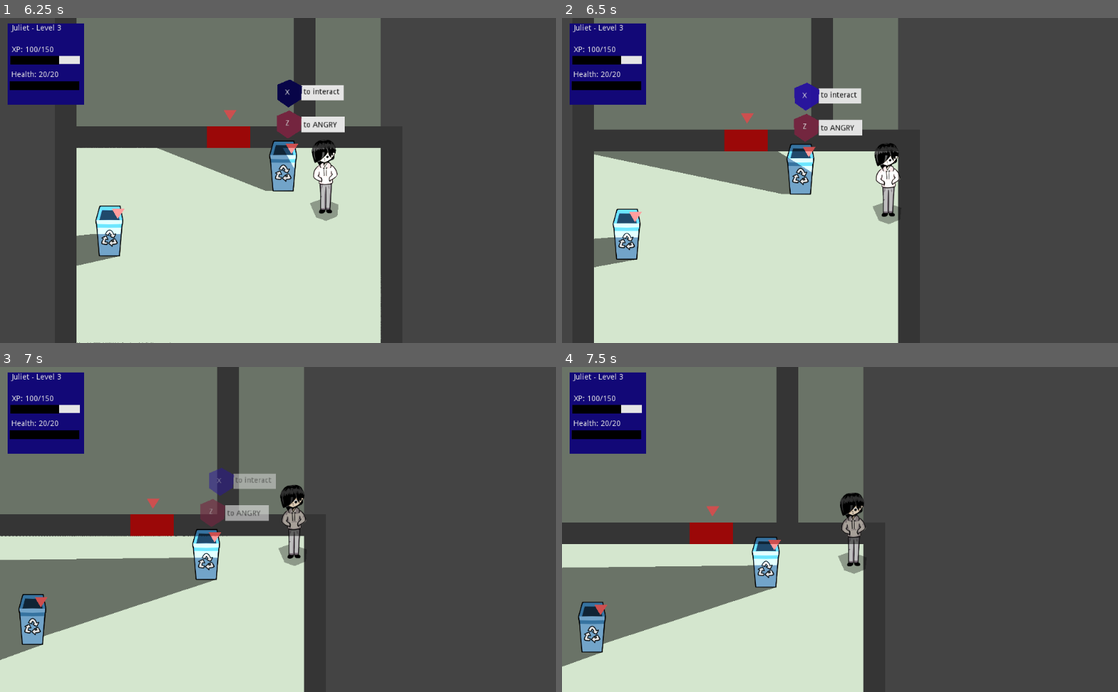
Above: before the commit, frames 1-4 (two rows, left to right).
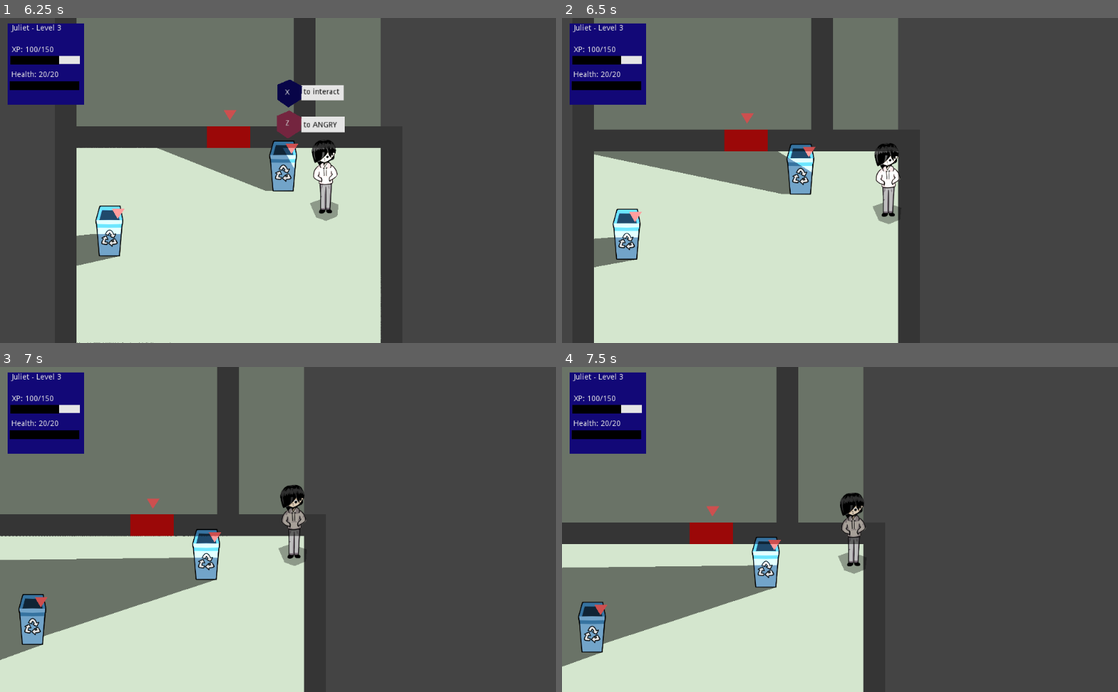
Above: after the commit, the same moments.

Repository: johnfn/ld49
Game: Godot game, scene res://Main.tscn
The game is run twice, just before and just after one commit, with the same random seed, the same clock (stepped at 60 frames per second) and the same inputs.
Inputs:
- Up to frame 1 (6.25 s): hold Right (ui_right) 0.53-1.28 s; tap Z (action) at 0.6, 1.55, 2.1, 3.05, 3.6, 4.55, 5.1, 6.05 s; tap X (angry) at 0.8, 1.35, 2.3, 2.85, 3.8, 4.35, 5.3, 5.85 s; tap Enter at 1.25, 4.25 s; hold Down (ui_down) 1.28-2.03 s; hold Right (ui_right) 2.03-2.78 s; tap Space at 2.75, 5.75 s; hold Up (ui_up) 2.78-3.53 s; hold Left (ui_left) 3.53-5.03 s; hold Down (ui_down) 5.03-5.78 s; hold Right (ui_right) from 5.78 s (still down)
- Up to frame 2 (6.5 s): keep holding Right (ui_right)
- Up to frame 3 (7 s): release Right (ui_right) at 6.53 s; hold Up (ui_up) from 6.53 s (still down); tap Z (action) at 6.6 s; tap X (angry) at 6.8 s
- Up to frame 4 (7.5 s): release Up (ui_up) at 7.28 s; hold Right (ui_right) from 7.28 s (still down); tap X (angry) at 7.35 s

Frame 1 is identical in both runs. In frame 2, 1.3% of the frame differs, in the area x 41-54%, y 19-39%; in frame 3, 1.3%; in frame 4, nothing differs.

Commit message:
blah blah blah la de dah

Diff:
--- a/Door.gd
+++ b/Door.gd
@@ -6,13 +6,10 @@
 var interaction_name = "Door"
 var open = false
 
-func _ready():
-  pass # Replace with function body.
-
-func interact():
+func _on_InteractionMarker_on_interact():
   open = not open
   collision.disabled = not collision.disabled
-  modulate = Color(1, 1, 1, 0.2 if open else 1.0)
+  $ColorRect.modulate = Color(1, 1, 1, 0.2 if open else 1.0)
 
   if open:
     remove_child(light_occluder)
--- a/Door.tscn
+++ b/Door.tscn
@@ -27,7 +27,9 @@
 
 [node name="CollisionShape2D" type="CollisionShape2D" parent="."]
 position = Vector2( 0, 20 )
-shape = SubResource( 1 )
+shape = SubResource( 3 )
 
 [node name="LightOccluder2D" type="LightOccluder2D" parent="."]
 occluder = SubResource( 2 )
+
+[connection signal="on_interact" from="InteractionMarker" to="." method="_on_InteractionMarker_on_interact"]
--- a/InteractionMarker.gd
+++ b/InteractionMarker.gd
@@ -17,6 +17,7 @@
   Invisible,
   TransitionIn,
   Visible,
+  MediumAnger,
   ChooseAngryAnim,
   ChooseInteractAnim,
   TransitionOut,
@@ -53,7 +54,6 @@
   return closest
 
 func choose_interact():
-  print("Choose interact")
   if get_closest_interactable() == interactor:
     emit_signal("on_interact")
 
@@ -63,19 +63,24 @@
   get_tree().change_scene("res://Battle.tscn")
 
 func check_for_interactions():
-  if Input.is_action_just_pressed("action") and G.mode == 0:
+  if Input.is_action_just_pressed("action") and G.mode == G.PauseMode.None:
     animation.advance(9999)
     state = State.ChooseInteractAnim
     animation.play("ChooseInteract")
     choose_interact()
 
-  if Input.is_action_just_pressed("angry") and G.mode == 0:
+  if Input.is_action_just_pressed("angry") and G.mode == G.PauseMode.None:
     animation.advance(9999)
     state = State.ChooseAngryAnim
     animation.play("ChooseAngry")
     choose_anger()
 
 func _process(delta):
+  if get_closest_interactable() != interactor:
+    menu.visible = false
+    state = State.Invisible
+    return
+
   match state:
     State.Invisible:
       if is_player_inside:
@@ -91,6 +96,17 @@
       check_for_interactions()
 
     State.Visible:
+      if not is_player_inside:
+        state = State.TransitionOut
+        animation.play_backwards("SlideInMenu")
+
+      check_for_interactions()
+
+      if interactor.name == "MissTrunchbull" and G.mode == G.PauseMode.None:
+        state = State.MediumAnger
+        animation.play("MediumAngry")
+
+    State.MediumAnger:
       if not is_player_inside:
         state = State.TransitionOut
         animation.play_backwards("SlideInMenu")
Not shown: 1 places in Door.tscn that only renumber resources
